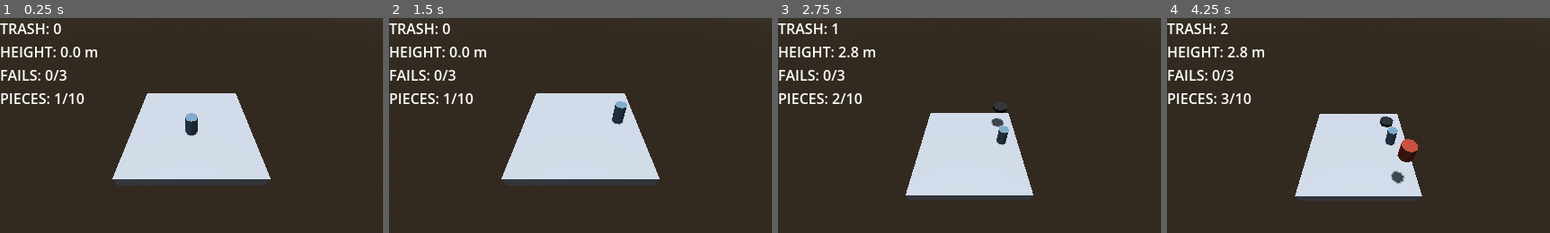
Above: before the commit, frames 1-4 (left to right).
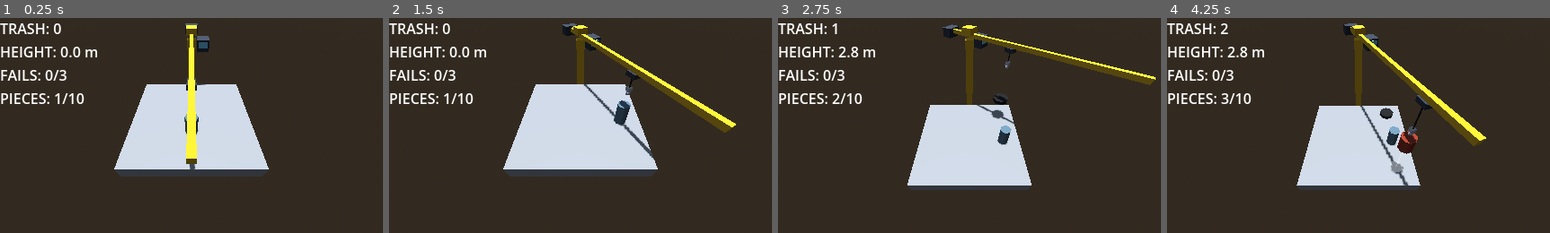
Above: after the commit, the same moments.

Repository: coconutTM/Stack-Chaos
Game: Godot game, scene res://scenes/main.tscn
Two runs of this game, one before a commit and one after it. Both use one fixed random seed, a clock stepped at 60 frames per second and the inputs below.
Inputs (mouse positions are in pixels of both pictures, inside the frame that each line leads up to):
- Up to frame 1 (0.25 s): no input
- Up to frame 2 (1.5 s): tap Enter at 0.5 s; move the mouse to (664, 114) at 0.52 s; click (664, 114) at 0.67 s; drag from (503, 136) to (561, 168) at 1.27 s
- Up to frame 3 (2.75 s): move the mouse to (1007, 78) at 2.02 s; click (1007, 78) at 2.17 s
- Up to frame 4 (4.25 s): drag from (1339, 168) to (1243, 93) at 2.77 s; move the mouse to (1473, 157) at 3.52 s; click (1473, 157) at 3.67 s

The runs differ from the first frame. In frame 1, 6.3% of the frame differs, in the area x 29-71%, y 2-78%; in frame 2, 8.2%, in the area x 29-91%, y 2-78%; in frame 3, 6.7%; in frame 4, 7.9%.

Commit message:
Phase 1: orbit camera, procedural crane, drop guide
Co-Authored-By: Claude Sonnet 5.5 <noreply@anthropic.com>

Diff:
--- a/scenes/main.tscn
+++ b/scenes/main.tscn
@@ -1,6 +1,7 @@
 [gd_scene format=3 uid="uid://uk08juf01ohc"]
 
 [ext_resource type="Script" uid="uid://j1gs5y4fvo1n" path="res://scripts/main.gd" id="1_o5qli"]
+[ext_resource type="Script" path="res://scripts/orbit_camera.gd" id="3_orbit"]
 [ext_resource type="PackedScene" uid="uid://bv5gyw3nwe1hg" path="res://scenes/ui.tscn" id="2_0wfyh"]
 
 [sub_resource type="ProceduralSkyMaterial" id="ProceduralSkyMaterial_7dm0k"]
@@ -31,6 +32,7 @@
 
 [node name="Camera3D" type="Camera3D" parent="." unique_id=1602453327]
 transform = Transform3D(1, 0, 0, 0, 0.8660254, 0.5, 0, -0.5, 0.8660254, 0, 4.2000003, 8.5)
+script = ExtResource("3_orbit")
 
 [node name="Blocks" type="Node3D" parent="." unique_id=1719011144]
 
--- a/scripts/block.gd
+++ b/scripts/block.gd
@@ -62,6 +62,12 @@
 	return (_mesh.global_transform * _mesh.get_aabb()).end.y
 
 
+# รัศมีรอยเท้าคร่าวๆ บนระนาบ XZ (ใช้ขนาดวงนำทางใต้ชิ้นที่ถือ)
+func footprint_radius() -> float:
+	var bb := _mesh.global_transform * _mesh.get_aabb()
+	return maxf(bb.size.x, bb.size.z) * 0.5
+
+
 func _physics_process(delta: float) -> void:
 	if not released:
 		return
--- /dev/null
+++ b/scripts/crane.gd
@@ -0,0 +1,115 @@
+class_name Crane
+extends Node3D
+
+# เครนทาวเวอร์ประกอบจาก primitive ล้วน (สร้างด้วยโค้ด)
+# - ทั้งเครนหมุนตามมุมกล้อง: เสาอยู่ฝั่งตรงข้ามกล้องเสมอ แขนยื่นข้ามกองมาทางกล้อง
+# - แขนเล็งไปทางชิ้นที่ถือ, trolley เลื่อนตามระยะ, สายเคเบิลยืดหดตามความสูง
+
+const MAST_DIST := 5.4        # เสาห่างศูนย์กลางกองเท่านี้ (ฝั่งตรงข้ามกล้อง)
+const MAST_BOTTOM := -12.0    # เสาลงไปถึงเหวข้างล่าง (ยืนอยู่นอกพื้น)
+const JIB_ABOVE_HOLD := 3.5   # แขนเครนอยู่เหนือชิ้นที่ถือเท่านี้
+const JIB_BACK := 2.5         # แขนยื่นไปด้านหลังเสา (ฝั่ง counterweight)
+const JIB_FRONT := 11.5       # แขนยื่นไปด้านหน้า
+const IDLE_HOOK_LEN := 1.0    # ความยาวสายตอนไม่ได้ถืออะไร
+const FOLLOW := 3.0           # ความเร็วยกแขนตามกอง
+const HOOK_FOLLOW := 10.0     # ความเร็วหย่อน/ดึงตะขอ
+
+var _jib_y := 0.0
+var _jib_angle := 0.0
+var _trolley_r := 6.0
+var _hook_len := IDLE_HOOK_LEN
+var _inited := false
+
+var _mast: MeshInstance3D
+var _pivot: Node3D       # หมุนเล็งไปหาชิ้นที่ถือ
+var _trolley: Node3D
+var _cable: MeshInstance3D
+var _hook: Node3D
+
+
+func _ready() -> void:
+	var yellow := _mat(Color(0.85, 0.65, 0.1))
+	var dark := _mat(Color(0.2, 0.22, 0.26))
+	var glass := _mat(Color(0.5, 0.8, 0.9))
+	var black := _mat(Color(0.08, 0.08, 0.08))
+	var steel := _mat(Color(0.7, 0.7, 0.72))
+
+	_mast = _box(self, Vector3(0.7, 1.0, 0.7), Vector3.ZERO, yellow)
+
+	_pivot = Node3D.new()
+	add_child(_pivot)
+	_box(_pivot, Vector3(0.3, 0.3, JIB_FRONT + JIB_BACK), Vector3(0, 0, (JIB_FRONT - JIB_BACK) * 0.5), yellow)
+	_box(_pivot, Vector3(0.9, 0.5, 0.9), Vector3(0, 0.3, 0), yellow)            # หัวหมุน
+	_box(_pivot, Vector3(1.2, 0.7, 0.8), Vector3(0, -0.1, -JIB_BACK + 0.4), dark)  # counterweight
+	_box(_pivot, Vector3(1.0, 0.9, 1.2), Vector3(0.95, -0.6, 0.3), dark)         # ห้องคนขับ
+	_box(_pivot, Vector3(0.7, 0.45, 0.05), Vector3(0.95, -0.5, 0.93), glass)     # กระจกหน้า
+
+	_trolley = Node3D.new()
+	_pivot.add_child(_trolley)
+	_box(_trolley, Vector3(0.5, 0.3, 0.7), Vector3.ZERO, dark)
+	_cable = _box(_trolley, Vector3(0.06, 1.0, 0.06), Vector3.ZERO, black)
+
+	_hook = Node3D.new()
+	_trolley.add_child(_hook)
+	_box(_hook, Vector3(0.3, 0.25, 0.3), Vector3.ZERO, steel)
+	var ring := MeshInstance3D.new()
+	var torus := TorusMesh.new()
+	torus.inner_radius = 0.1
+	torus.outer_radius = 0.22
+	torus.rings = 8
+	torus.ring_segments = 6
+	ring.mesh = torus
+	ring.material_override = steel
+	ring.rotation_degrees = Vector3(90, 0, 0)
+	ring.position = Vector3(0, -0.25, 0)
+	_hook.add_child(ring)
+
+
+# เรียกทุกเฟรมจาก main.gd / held = ชิ้นที่ถืออยู่ (null = ไม่ได้ถือ ตะขอจะยกขึ้นและ trolley อยู่ที่เดิม)
+func update_crane(yaw: float, held: Block, hold_y: float, delta: float) -> void:
+	rotation.y = yaw
+
+	var target_jib := hold_y + JIB_ABOVE_HOLD
+	_jib_y = target_jib if not _inited else lerpf(_jib_y, target_jib, 1.0 - exp(-FOLLOW * delta))
+
+	var target_len := IDLE_HOOK_LEN
+	if held != null:
+		# หาตำแหน่งชิ้นที่ถือในกรอบของเครน แล้วเล็งแขน + เลื่อน trolley ไปเหนือมัน
+		var p := to_local(held.global_position)
+		var v := Vector2(p.x, p.z + MAST_DIST)
+		_jib_angle = atan2(v.x, v.y)
+		_trolley_r = clampf(v.length(), 1.5, JIB_FRONT - 0.5)
+		target_len = maxf(0.4, (_jib_y - 0.3) - (held.top_y() + 0.45))
+
+	_hook_len = target_len if not _inited else lerpf(_hook_len, target_len, 1.0 - exp(-HOOK_FOLLOW * delta))
+	_inited = true
+
+	# เสา: กล่อง 1 หน่วยยืดตามความสูง
+	var mast_top := _jib_y - 0.3
+	_mast.position = Vector3(0, (mast_top + MAST_BOTTOM) * 0.5, -MAST_DIST)
+	_mast.scale = Vector3(1, mast_top - MAST_BOTTOM, 1)
+
+	_pivot.position = Vector3(0, _jib_y, -MAST_DIST)
+	_pivot.rotation.y = _jib_angle
+	_trolley.position = Vector3(0, -0.3, _trolley_r)
+	_cable.position = Vector3(0, -_hook_len * 0.5, 0)
+	_cable.scale = Vector3(1, _hook_len, 1)
+	_hook.position = Vector3(0, -_hook_len, 0)
+
+
+func _mat(color: Color) -> StandardMaterial3D:
+	var m := StandardMaterial3D.new()
+	m.albedo_color = color
+	m.roughness = 1.0
+	return m
+
+
+func _box(parent: Node3D, size: Vector3, pos: Vector3, mat: Material) -> MeshInstance3D:
+	var mi := MeshInstance3D.new()
+	var mesh := BoxMesh.new()
+	mesh.size = size
+	mi.mesh = mesh
+	mi.material_override = mat
+	mi.position = pos
+	parent.add_child(mi)
+	return mi
--- /dev/null
+++ b/scripts/drop_guide.gd
@@ -0,0 +1,74 @@
+class_name DropGuide
+extends Node3D
+
+# เส้นนำทาง + วงเงาใต้ชิ้นที่ถือ: ยิง ray ลงไปหาจุดที่จะตก ให้เล็งง่ายจากทุกมุมกล้อง
+# main.gd ตั้ง target ทุกเฟรม (null = ซ่อนทั้งหมด)
+
+const RAY_LENGTH := 60.0
+const MISS_LINE := 4.0   # ไม่เจออะไรข้างล่าง (จะตกเหว) = เส้นแดงสั้นๆ เตือน
+
+var target: Block
+
+var _disc: MeshInstance3D
+var _line: MeshInstance3D
+var _white := _mat(Color(1, 1, 1, 0.35))
+var _red := _mat(Color(1, 0.2, 0.2, 0.6))
+
+
+func _ready() -> void:
+	_disc = MeshInstance3D.new()
+	var cyl := CylinderMesh.new()
+	cyl.top_radius = 1.0
+	cyl.bottom_radius = 1.0
+	cyl.height = 0.02
+	cyl.radial_segments = 16
+	_disc.mesh = cyl
+	_disc.cast_shadow = GeometryInstance3D.SHADOW_CASTING_SETTING_OFF
+	add_child(_disc)
+
+	_line = MeshInstance3D.new()
+	var box := BoxMesh.new()
+	box.size = Vector3(0.04, 1.0, 0.04)
+	_line.mesh = box
+	_line.cast_shadow = GeometryInstance3D.SHADOW_CASTING_SETTING_OFF
+	add_child(_line)
+	visible = false
+
+
+func _physics_process(_delta: float) -> void:
+	if target == null or not is_instance_valid(target) or target.released:
+		visible = false
+		return
+
+	var from := target.global_position
+	var query := PhysicsRayQueryParameters3D.create(from, from + Vector3.DOWN * RAY_LENGTH)
+	query.exclude = [target.get_rid()]
+	var hit := get_world_3d().direct_space_state.intersect_ray(query)
+
+	visible = true
+	var bottom_y: float
+	if hit.is_empty():
+		bottom_y = from.y - MISS_LINE
+		_disc.visible = false
+		_line.material_override = _red
+	else:
+		var p: Vector3 = hit.position
+		bottom_y = p.y
+		var r := target.footprint_radius()
+		_disc.visible = true
+		_disc.global_position = Vector3(p.x, p.y + 0.03, p.z)
+		_disc.scale = Vector3(r, 1.0, r)
+		_disc.material_override = _white
+		_line.material_override = _white
+
+	var line_len := maxf(0.01, from.y - bottom_y)
+	_line.global_position = Vector3(from.x, bottom_y + line_len * 0.5, from.z)
+	_line.scale = Vector3(1, line_len, 1)
+
+
+func _mat(color: Color) -> StandardMaterial3D:
+	var m := StandardMaterial3D.new()
+	m.albedo_color = color
+	m.shading_mode = BaseMaterial3D.SHADING_MODE_UNSHADED
+	m.transparency = BaseMaterial3D.TRANSPARENCY_ALPHA
+	return m
--- a/scripts/main.gd
+++ b/scripts/main.gd
@@ -11,10 +11,13 @@
 const MAX_PIECES := 10    # ของให้ใช้แค่นี้ชิ้น (นับทุกชิ้นที่ spawn แม้จะหลุด) ใช้ครบแล้วยังไม่ถึง WIN_HEIGHT = แพ้
 const RESTART_DELAY := 0.3  # หน่วงหลังจบเกมกี่วินาทีก่อนรับคลิกเริ่มใหม่ (กันเผลอคลิกข้าม)
 
-@onready var camera: Camera3D = $Camera3D
+@onready var camera: OrbitCamera = $Camera3D
 @onready var blocks_root: Node3D = $Blocks
 @onready var score_label: Label = $UI/ScoreLabel
 @onready var game_over_label: Label = $UI/GameOverLabel
+
+var crane: Crane
+var guide: DropGuide
 
 var state := State.HOLDING
 var current: Block
@@ -28,20 +31,27 @@
 
 
 func _ready() -> void:
-	camera.position = Vector3(0, 9, 8)
-	camera.rotation_degrees = Vector3(-45, 0, 0)
+	crane = Crane.new()
+	add_child(crane)
+	guide = DropGuide.new()
+	add_child(guide)
+	camera.tapped.connect(_on_camera_tapped)
 	game_over_label.hide()
 	spawn_block()
 	update_ui()
 
 
 func _process(delta: float) -> void:
-	# กล้องค่อยๆ เลื่อนขึ้นตามความสูงของกอง
-	var target := Vector3(0, tower_top + 9.0, 8.0)
-	camera.position = camera.position.lerp(target, 1.0 - exp(-3.0 * delta))
+	# กล้องโคจร/ตามความสูงกองเอง (orbit_camera.gd) / ที่นี่แค่บอกความสูงเป้าหมาย
+	camera.target_y = tower_top
 
-	if state == State.HOLDING:
+	var holding := state == State.HOLDING
+	# ระหว่างลากหมุนกล้องไม่ต้องให้ชิ้นที่ถือวิ่งตามเมาส์
+	if holding and not camera.dragging:
 		move_held_block()
+
+	crane.update_crane(camera.yaw, current if holding else null, tower_top + HOLD_GAP, delta)
+	guide.target = current if holding else null
 
 
 func _physics_process(delta: float) -> void:
@@ -96,12 +106,16 @@
 			current.release()
 			state = State.WAITING
 			wait_time = 0.0
-		MOUSE_BUTTON_RIGHT:       # คลิกขวา = พลิกตะแคง 90°
-			current.rotate_z(deg_to_rad(90))
 		MOUSE_BUTTON_WHEEL_UP:    # ลูกกลิ้ง = หมุน 45°
 			current.rotate_y(deg_to_rad(45))
 		MOUSE_BUTTON_WHEEL_DOWN:
 			current.rotate_y(deg_to_rad(-45))
+
+
+# คลิกขวาสั้นๆ (ไม่ลาก) = พลิกชิ้นที่ถือตะแคง 90° / ลากค้าง = หมุนกล้อง (orbit_camera.gd)
+func _on_camera_tapped() -> void:
+	if state == State.HOLDING:
+		current.rotate_z(deg_to_rad(90))
 
 
 # ไปชิ้นถัดไปถ้ายังมีของเหลือ ไม่งั้นใช้ของครบ MAX_PIECES แล้วยังไม่ถึง WIN_HEIGHT = แพ้
--- /dev/null
+++ b/scripts/orbit_camera.gd
@@ -0,0 +1,54 @@
+class_name OrbitCamera
+extends Camera3D
+
+# กล้องโคจรรอบกองขยะ 360° / คลิกขวาค้าง + ลาก = หมุน, คลิกขวาสั้นๆ = ส่งสัญญาณ tapped
+# (main.gd เอาไปใช้พลิกชิ้นที่ถือ) / ติดกับ node Camera3D ใน main.tscn
+
+signal tapped   # คลิกขวาแบบไม่ลาก
+
+const RADIUS := 8.0           # ระยะราบจากแกนกลางกอง
+const HEIGHT := 9.0           # สูงเหนือยอดกอง
+const DRAG_THRESHOLD := 4.0   # ขยับเมาส์เกินกี่พิกเซลถึงนับว่าเป็นการลาก (ไม่ใช่คลิก)
+const DRAG_SENS := 0.012      # เรเดียนต่อพิกเซล
+const FOLLOW := 3.0           # ความเร็วตามความสูงกอง (สูตร exp ไม่ขึ้นกับ framerate)
+
+var yaw := 0.0                # มุมกล้องรอบแกน Y (0 = มองจากด้าน +Z เหมือนเดิม)
+var target_y := 0.0           # ความสูงที่กล้องควรโฟกัส (main.gd ตั้งเป็น tower_top)
+var dragging := false         # กำลังลากหมุนอยู่หรือไม่
+
+var _focus_y := 0.0
+var _right_down := false
+var _drag_dist := 0.0
+
+
+func _ready() -> void:
+	_update_transform()
+
+
+func _process(delta: float) -> void:
+	_focus_y = lerpf(_focus_y, target_y, 1.0 - exp(-FOLLOW * delta))
+	_update_transform()
+
+
+func _unhandled_input(event: InputEvent) -> void:
+	if event is InputEventMouseButton and event.button_index == MOUSE_BUTTON_RIGHT:
+		if event.pressed:
+			_right_down = true
+			_drag_dist = 0.0
+			dragging = false
+		else:
+			if _right_down and not dragging:
+				tapped.emit()
+			_right_down = false
+			dragging = false
+	elif event is InputEventMouseMotion and _right_down:
+		_drag_dist += event.relative.length()
+		if _drag_dist > DRAG_THRESHOLD:
+			dragging = true
+		if dragging:
+			yaw -= event.relative.x * DRAG_SENS   # ลากขวา = ฉากหมุนตามเมาส์
+
+
+func _update_transform() -> void:
+	position = Vector3(sin(yaw) * RADIUS, _focus_y + HEIGHT, cos(yaw) * RADIUS)
+	look_at(Vector3(0.0, _focus_y, 0.0))
Not shown, added: scripts/crane.gd.uid
Not shown, added: scripts/drop_guide.gd.uid
Not shown, added: scripts/orbit_camera.gd.uid
Not shown, changed: CLAUDE.md
